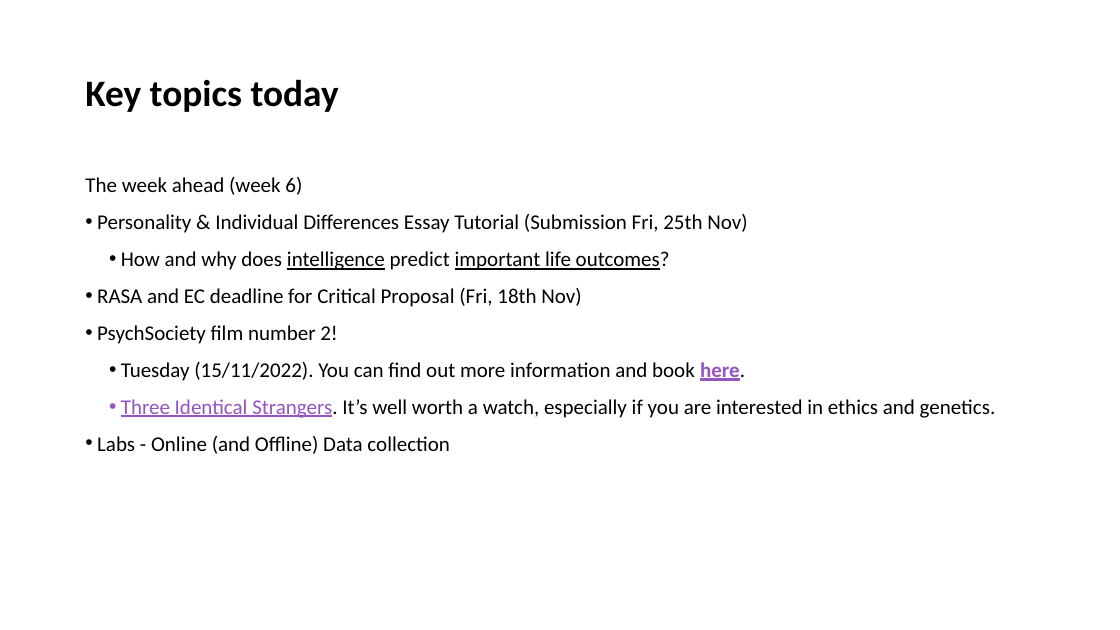
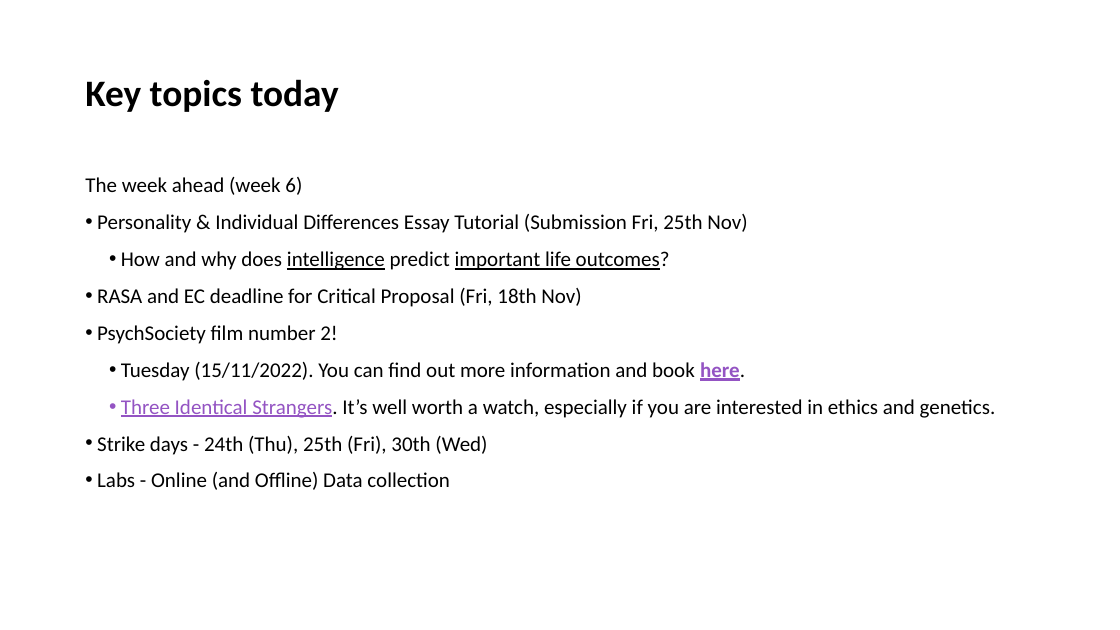
Before and after one commit to LittleMonkeyLab/PS52007Dslides, a slide deck: slide 3 of _site/lectures/Lecture06/Lecture06.pptx (slide 2 before the commit). Drawn at 1120x630 pixels with LibreOffice and Linux fonts; fonts in the diff are those of the drawing. Boxes give left, top, right and bottom in pixels: in the first picture for what was removed or moved away, otherwise in the second. Text is boxed around its words. In the diff, an @@ line names an element or a change of style, - is before the commit and + after.

Commit message:
lecture06

```diff
--- a/_site/lectures/Lecture06/Lecture06.pptx
+++ b/_site/lectures/Lecture06/Lecture06.pptx
@@ text at [97, 436, 487, 455]: paragraph added @@
+• Strike days - 24th (Thu), 25th (Fri), 30th (Wed)
```
Also in this commit, not shown: 1 other slide changed, 1 slide added, 35 other files.
